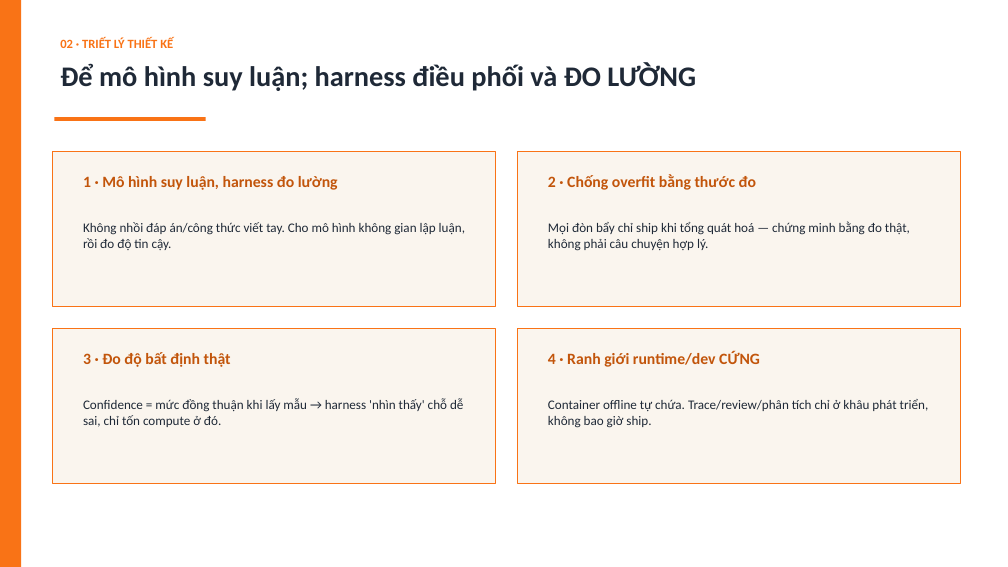
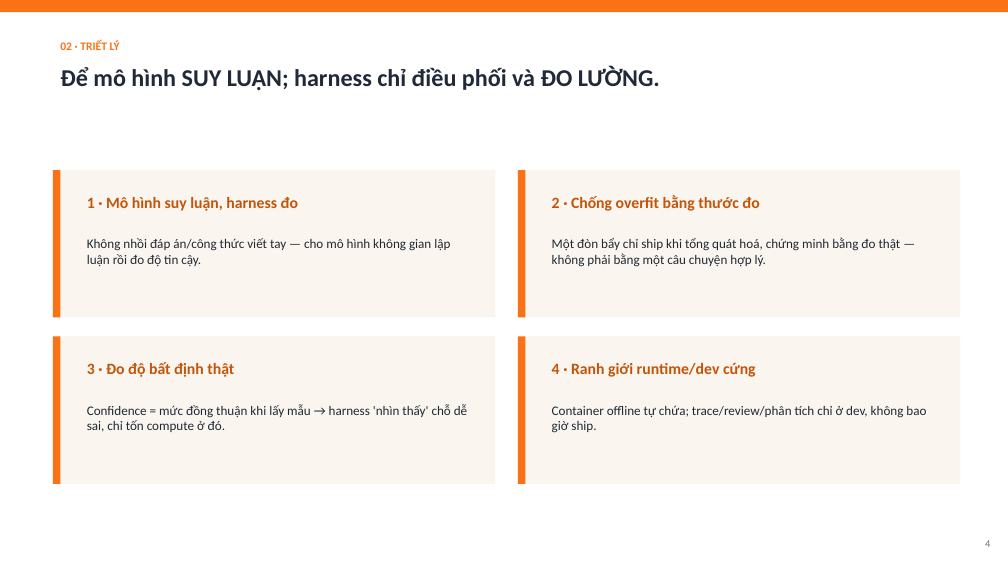
Before and after one commit to meiiie/bang_c, a slide deck: slide 4 of docs/Neko-Core-Thuyet-minh-phuong-phap.pptx (slide 3 before the commit). Drawn at 1008x567 pixels with LibreOffice and Linux fonts; fonts in the diff are those of the drawing. Boxes give left, top, right and bottom in pixels: in the first picture for what was removed or moved away, otherwise in the second. Text is boxed around its words. In the diff, an @@ line names an element or a change of style, - is before the commit and + after.

```diff
--- a/docs/Neko-Core-Thuyet-minh-phuong-phap.pptx
+++ b/docs/Neko-Core-Thuyet-minh-phuong-phap.pptx
@@ rectangle added at [0, 0, 1008, 12], fill #F97316 @@
@@ text at [60, 40, 120, 50]: text changed; size 12 to 11 pt @@
-02 · TRIẾT LÝ THIẾT KẾ
+02 · TRIẾT LÝ
@@ text at [60, 66, 660, 90]: text changed; size 27 to 23 pt @@
-Để mô hình suy luận; harness điều phối và ĐO LƯỜNG
+Để mô hình SUY LUẬN; harness chỉ điều phối và ĐO LƯỜNG.
@@ rectangle removed at [54, 117, 206, 121] @@
@@ rectangle: place and size @@
-rectangle at [53, 151, 495, 306]
+rectangle at [53, 170, 495, 318]
@@ rectangle: place and size @@
-rectangle at [0, 0, 21, 567]
+rectangle at [53, 170, 60, 318]
@@ outline #F97316 1 pt to none in 4 elements at [53, 337, 495, 484], [518, 337, 960, 484], [53, 170, 495, 318], [518, 170, 960, 318] @@
@@ rectangle: place and size @@
-rectangle at [518, 151, 960, 306]
+rectangle at [518, 170, 960, 318]
@@ rectangle added at [518, 170, 526, 318], fill #F97316 @@
@@ text at [87, 197, 298, 211]: text changed @@
-1 · Mô hình suy luận, harness đo lường
+1 · Mô hình suy luận, harness đo
@@ more space between paragraphs in 3 elements at [87, 404, 467, 432], [87, 362, 234, 377], [552, 195, 759, 211] @@
@@ text "2 · Chống overfit bằng ...": place and size @@
-text "2 · Chống overfit bằng ..." at [548, 174, 756, 190]
+text "2 · Chống overfit bằng ..." at [552, 195, 759, 211]
@@ text at [87, 238, 450, 266]: text changed @@
-Không nhồi đáp án/công thức viết tay. Cho mô hình không gian lập luận, rồi đo độ tin cậy.
+Không nhồi đáp án/công thức viết tay — cho mô hình không gian lập luận rồi đo độ tin cậy.
@@ text at [552, 237, 901, 267]: text changed @@
-Mọi đòn bẩy chỉ ship khi tổng quát hoá — chứng minh bằng đo thật, không phải câu chuyện hợp lý.
+Một đòn bẩy chỉ ship khi tổng quát hoá, chứng minh bằng đo thật — không phải bằng một câu chuyện hợp lý.
@@ rectangle: place and size @@
-rectangle at [53, 329, 495, 484]
+rectangle at [53, 337, 495, 484]
@@ rectangle added at [53, 337, 60, 484], fill #F97316 @@
@@ text "3 · Đo độ bất ...": place and size @@
-text "3 · Đo độ bất ..." at [83, 352, 231, 367]
+text "3 · Đo độ bất ..." at [87, 362, 234, 377]
@@ rectangle: place and size @@
-rectangle at [518, 329, 960, 484]
+rectangle at [518, 337, 960, 484]
@@ rectangle added at [518, 337, 526, 484], fill #F97316 @@
@@ text at [552, 363, 756, 377]: text changed @@
-4 · Ranh giới runtime/dev CỨNG
+4 · Ranh giới runtime/dev cứng
@@ text at [552, 405, 926, 433]: text changed @@
-Container offline tự chứa. Trace/review/phân tích chỉ ở khâu phát triển, không bao giờ ship.
+Container offline tự chứa; trace/review/phân tích chỉ ở dev, không bao giờ ship.
@@ text added at [985, 540, 990, 547], 10 pt, text #6B7280 @@
+4
```
Also in this commit, not shown: 9 other slides changed, 3 slides added, 2 slides removed, 1 other file.
